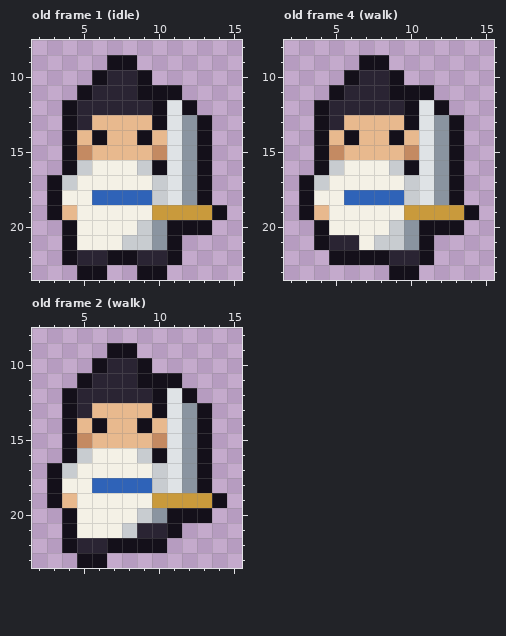
One commit to this pixel-art file: art/bodies/orthodox.aseprite. That is the earlier state.
16x24 pixels, 22 frames. Shown: old frame 1 (idle): x 2..15, y 8..23; old frame 4 (walk): x 2..15, y 8..23; old frame 2 (walk): x 2..15, y 8..23. The commit also changed other frames, which this record leaves out.
The result:
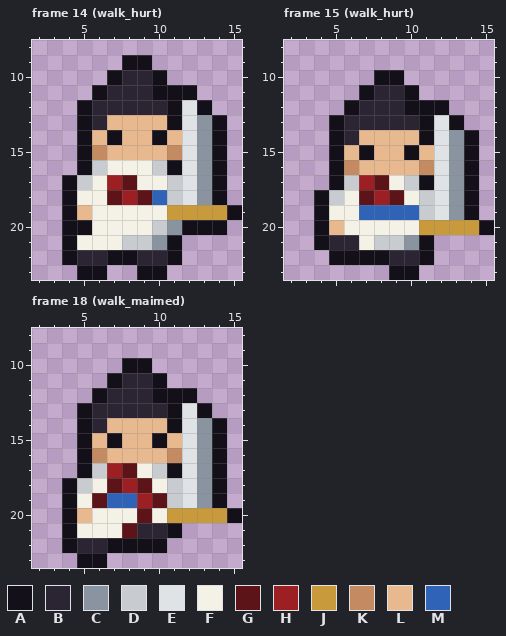
Palette (. is transparent): A #14101a  B #2a2433  C #8a94a0  D #c8ccd0  E #dfe3e6  F #f4f1e6  G #5c1418  H #9c1f24  J #c99a3c  K #c48a62  L #e8b98e  M #2f63b8
A new or re-ordered frame is compared with the old frame closest to it.
What changed:
frames 22 -> 42
--- frame 14 (walk_hurt) is new; against old frame 1 (idle)
@@ x 2..15 @@
  8 ..............
- 9 .....AA.......
-10 ....ABBA......
-11 ...ABBBAAA....
-12 ..ABBBBBAEA...
-13 ..ABLLLLAECA..
-14 ..ALALLALECA..
-15 ..AKLLLLKECA..
-16 ..ADFFFDAECA..
-17 .ADFFFFFDECA..
-18 .AFFMMMMDECA..
-19 .ALFFFFFJJJJA.
-20 ..AFFFFDCAAA..
+ 9 ......AA......
+10 .....ABBA.....
+11 ....ABBBAAA...
+12 ...ABBBBBAEA..
+13 ...ABLLLLAECA.
+14 ...ALALLALECA.
+15 ...AKLLLLKECA.
+16 ...ADFFFDAECA.
+17 ..ADFHGFFDECA.
+18 ..AFFGHGMDECA.
+19 ..ALFFFFFJJJJA
+20 ..AAFFFFDCAAA.
 21 ..AFFFDDCA....
--- frame 15 (walk_hurt) is new; against old frame 4 (walk)
@@ x 2..15 @@
  8 ..............
- 9 .....AA.......
-10 ....ABBA......
-11 ...ABBBAAA....
-12 ..ABBBBBAEA...
-13 ..ABLLLLAECA..
-14 ..ALALLALECA..
-15 ..AKLLLLKECA..
-16 ..ADFFFDAECA..
-17 .ADFFFFFDECA..
-18 .AFFMMMMDECA..
-19 .ALFFFFFJJJJA.
-20 ..AFFFFDCAAA..
+ 9 ..............
+10 ......AA......
+11 .....ABBA.....
+12 ....ABBBAAA...
+13 ...ABBBBBAEA..
+14 ...ABLLLLAECA.
+15 ...ALALLALECA.
+16 ...AKLLLLKECA.
+17 ...ADHGFDAECA.
+18 ..ADFGHGFDECA.
+19 ..AFFMMMMDECA.
+20 ..ALFFFFFJJJJA
 21 ..ABBFDDCA....
--- frame 18 (walk_maimed) is new; against old frame 2 (walk)
@@ x 2..15 @@
  8 ..............
- 9 .....AA.......
-10 ....ABBA......
-11 ...ABBBAAA....
-12 ..ABBBBBAEA...
-13 ..ABLLLLAECA..
-14 ..ALALLALECA..
-15 ..AKLLLLKECA..
-16 ..ADFFFDAECA..
-17 .ADFFFFFDECA..
-18 .AFFMMMMDECA..
-19 .ALFFFFFJJJJA.
-20 ..AFFFFDCAAA..
-21 ..AFFFDBBA....
+ 9 ..............
+10 ......AA......
+11 .....ABBA.....
+12 ....ABBBAAA...
+13 ...ABBBBBAEA..
+14 ...ABLLLLAECA.
+15 ...ALALLALECA.
+16 ...AKLLLLKECA.
+17 ...ADHGFDAECA.
+18 ..ADFGHGFDECA.
+19 ..AFGMMHGDECA.
+20 ..ALFFFGFJJJJA
+21 ..AFFFGBBA....
 22 ..ABBAAAA.....
Pixel boxes of the changes (left, top, right, bottom) in both pictures:
changed: (47, 55, 242, 235)
changed: (299, 55, 494, 235)
changed: (47, 343, 242, 538)
